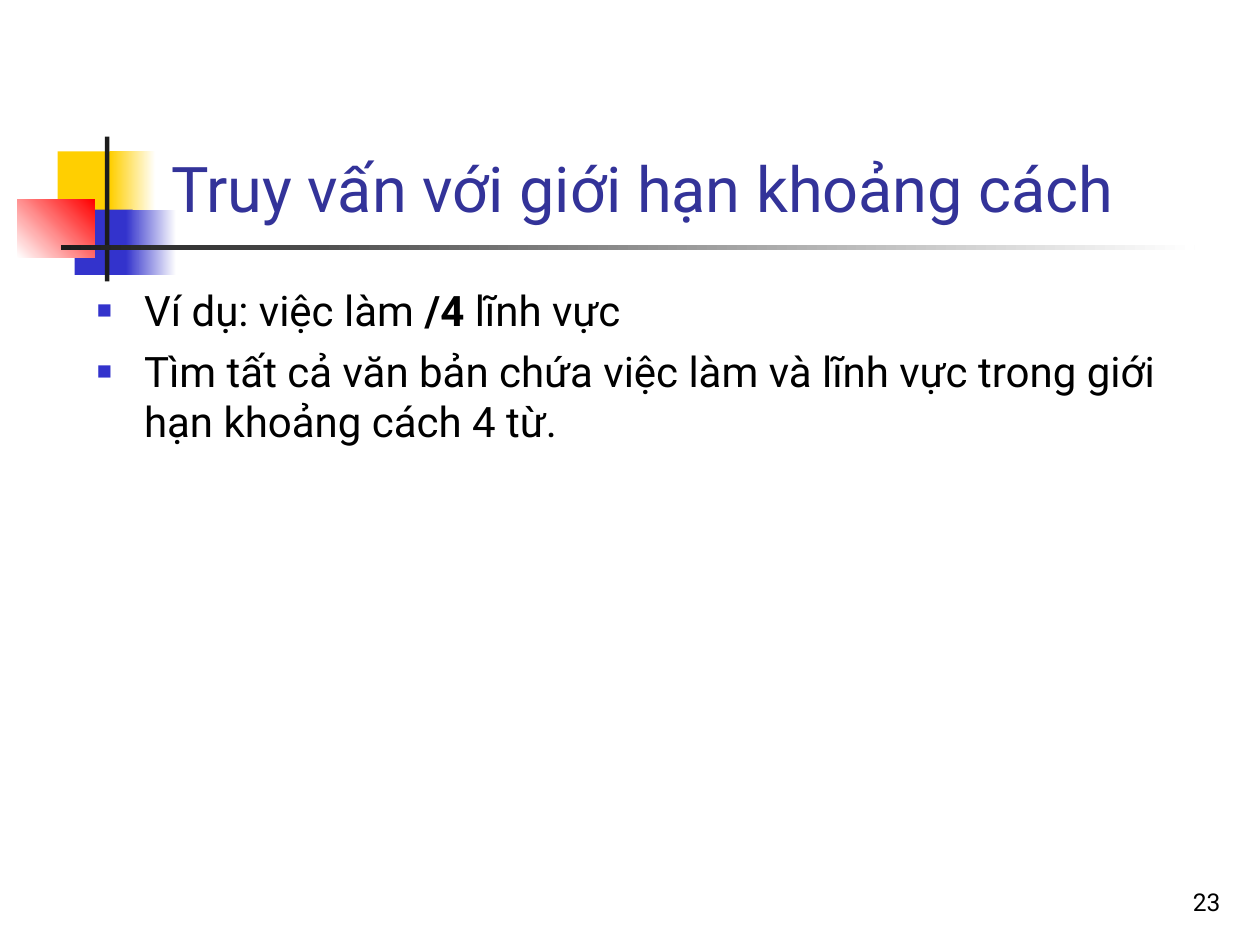
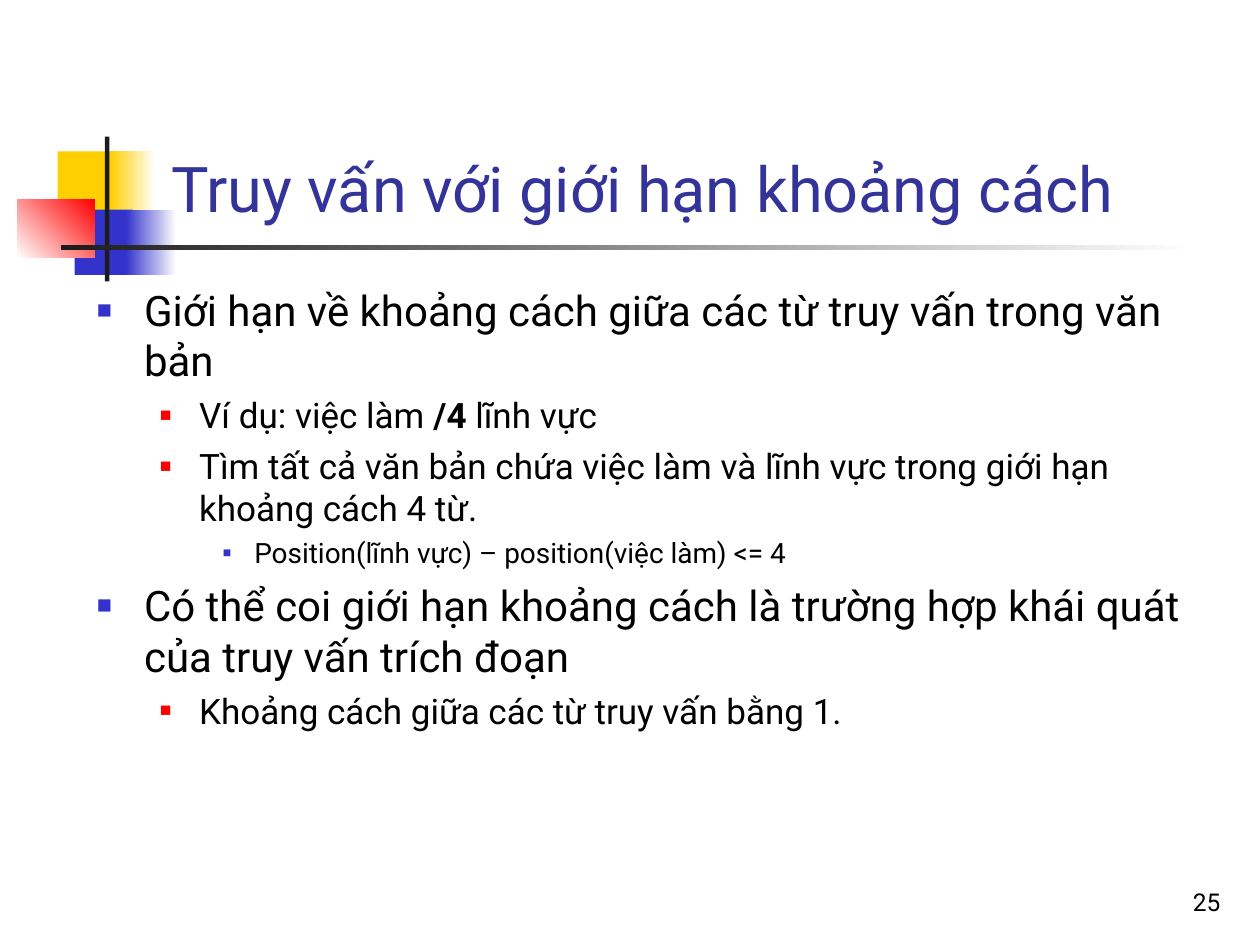
Before and after one commit to nguyenkhanhthien/IT4853, a slide deck: slide 25 of Bài 3 Từ truy vấn và chỉ mục tra từ.ppt (slide 23 before the commit). Drawn at 1260x945 pixels with LibreOffice and Linux fonts; fonts in the diff are those of the drawing. Boxes give left, top, right and bottom in pixels: in the first picture for what was removed or moved away, otherwise in the second. Text is boxed around its words. In the diff, an @@ line names an element or a change of style, - is before the commit and + after.

```diff
--- a/Bài 3 Từ truy vấn và chỉ mục tra từ.ppt
+++ b/Bài 3 Từ truy vấn và chỉ mục tra từ.ppt
@@ text at (x1=144, y1=291, x2=1161, y2=377): paragraph added @@
+■ Giới hạn về khoảng cách giữa các từ truy vấn trong văn bản
@@ text at (x1=199, y1=401, x2=1109, y2=529): size 24 to 20 pt in "Ví dụ: việc làm /4 lĩnh vực", "Tìm tất cả văn bản chứa việc ..."; list level 1 to 2 in "Ví dụ: việc làm /4 ..."; bullet colour #3333CC to #FF0000; list level 1 to 2 in "Tìm tất cả văn bản ..." @@
@@ text at (x1=144, y1=540, x2=1180, y2=732): paragraphs added @@
+    ■ Position(lĩnh vực) – position(việc làm) <= 4
+■ Có thể coi giới hạn khoảng cách là trường hợp khái quát của truy vấn trích đoạn
+  ■ Khoảng cách giữa các từ truy vấn bằng 1.
@@ page number at (x1=1193, y1=893, x2=1221, y2=912): text changed @@
-23
+25
```
Also in this commit, not shown: 22 other slides changed, 2 slides added, 1 other file.
